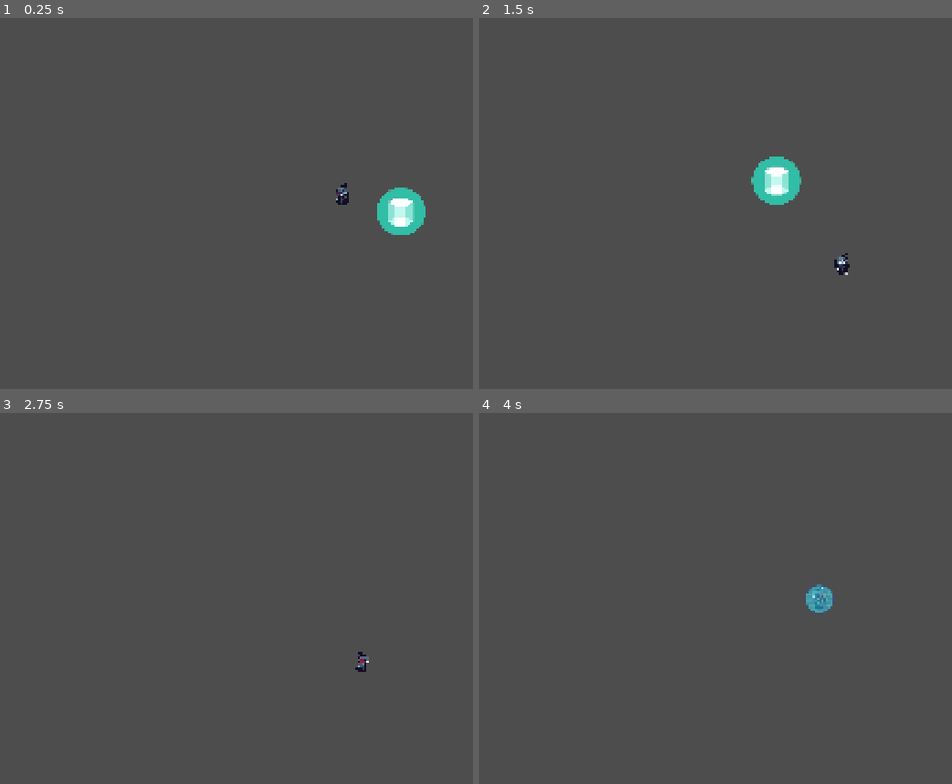
Above: before the commit, frames 1-4 (two rows, left to right).
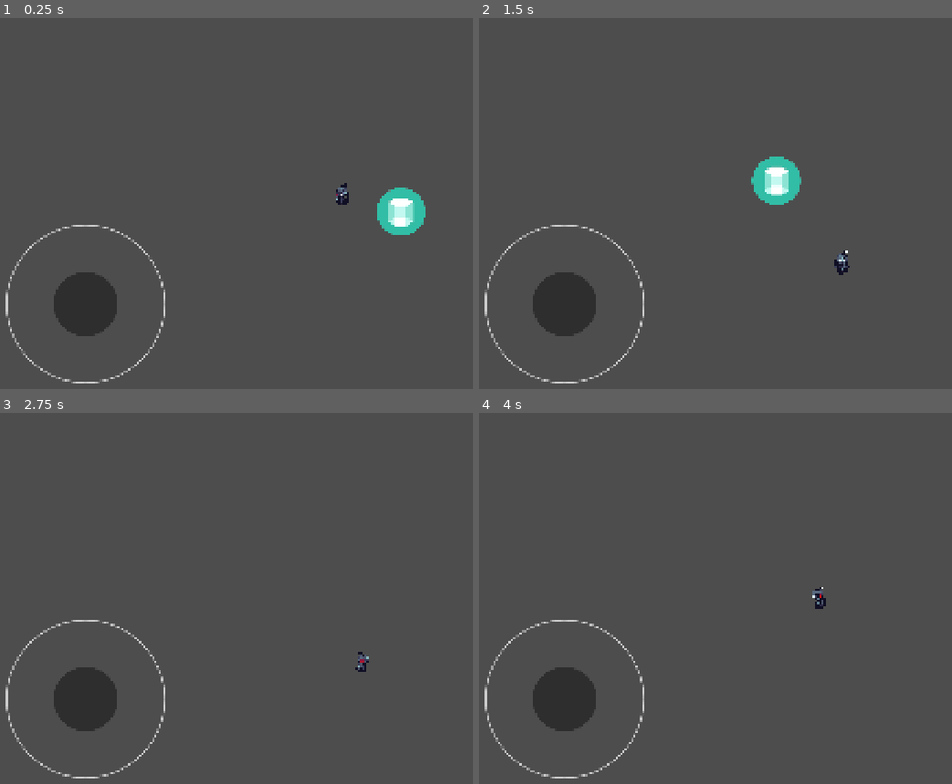
Above: after the commit, the same moments.

Repository: Oncomito/BBArsenal
Game: Godot game, scene res://scenes/levels/test.tscn
Two runs of this game, one before a commit and one after it. Both use one fixed random seed, a clock stepped at 60 frames per second and the inputs below. This scene is started directly instead of the project's main scene.
Inputs (mouse positions are in pixels of both pictures, inside the frame that each line leads up to):
- Up to frame 1 (0.25 s): no input
- Up to frame 2 (1.5 s): tap Enter (kb_enter) at 0.5 s; move the mouse to (outside the picture) at 0.52 s; hold D (player_right) 0.53-1.28 s; hold Enter (kb_enter) 0.53-1.28 s; click (outside the picture) at 0.67 s; move the mouse to (677, 214) at 1.27 s; hold S (player_down) from 1.28 s (still down); tap Shift (player_dash) at 1.35 s; click (677, 214) at 1.42 s
- Up to frame 3 (2.75 s): move the mouse to (416, 498) at 2.02 s; release S (player_down) at 2.03 s; press the mouse at (416, 498) at 2.03 s; hold D (player_right) from 2.03 s (still down)
- Up to frame 4 (4 s): move the mouse to (786, 672) at 2.77 s; release D (player_right) at 2.78 s; release the mouse at (786, 672) at 2.78 s; hold W (player_up) 2.78-3.53 s; right-click (786, 672) at 2.85 s; click (786, 672) at 2.92 s; move the mouse to (outside the picture) at 3.52 s; hold A (player_left) from 3.53 s (still down); hold Enter (kb_enter) from 3.53 s (still down); click (outside the picture) at 3.67 s

The runs differ from the first frame. In frame 1, 2.3% of the frame differs, in the area x 1-35%, y 55-99%; in frame 2, 2.4%; in frame 3, 2.4%; in frame 4, 2.7%, in the area x 1-76%, y 46-99%.

Commit message:
feat: adding joystick

Diff:
--- a/project.godot
+++ b/project.godot
@@ -149,6 +149,10 @@
 ]
 }
 
+[input_devices]
+
+pointing/emulate_touch_from_mouse=true
+
 [layer_names]
 
 2d_physics/layer_1="player"
--- /dev/null
+++ b/scenes/levels/test.gd
@@ -0,0 +1,8 @@
+extends Node2D
+
+
+# Called when the node enters the scene tree for the first time.
+# With "Emulate Mouse from Touch" enabled, this will trigger on touch
+func _input(event):
+	if event is InputEventMouseButton and event.pressed:
+		print("Touch or Click detected at:", event.position)
--- a/scenes/levels/test.tscn
+++ b/scenes/levels/test.tscn
@@ -1,9 +1,12 @@
 [gd_scene format=3 uid="uid://daskyjqr2is1c"]
 
 [ext_resource type="PackedScene" uid="uid://bmbs7r5mwg5av" path="res://scenes/player/player.tscn" id="1_h3hfy"]
+[ext_resource type="Script" uid="uid://b1vtvfopny5dh" path="res://scenes/levels/test.gd" id="1_uyl1e"]
 [ext_resource type="Texture2D" uid="uid://dy6ribvok6bor" path="res://icon.svg" id="2_bdhu5"]
+[ext_resource type="PackedScene" uid="uid://bcsquxfpkvpsi" path="res://scenes/ui/mobile_hud.tscn" id="3_yp2xm"]
 
 [node name="Test" type="Node2D" unique_id=765046646]
+script = ExtResource("1_uyl1e")
 
 [node name="Player" parent="." unique_id=1797968289 instance=ExtResource("1_h3hfy")]
 position = Vector2(18, 15)
@@ -11,3 +14,7 @@
 [node name="Icon" type="Sprite2D" parent="." unique_id=1066964762]
 position = Vector2(327, 50)
 texture = ExtResource("2_bdhu5")
+
+[node name="CanvasLayer" type="CanvasLayer" parent="." unique_id=644362476]
+
+[node name="MobileHUD" parent="CanvasLayer" unique_id=932176028 instance=ExtResource("3_yp2xm")]
--- a/scenes/ui/mobile_hud.gd
+++ /dev/null
@@ -1,9 +0,0 @@
-extends CharacterBody2D
-
-@export var speed: float = 220.0
-@onready var joystick: VirtualJoystick = $VirtualJoystick
-
-func _physics_process(_delta: float):
-	var dir = joystick.output if joystick.is_pressed else Input.get_vector("ui_left", "ui_right", "ui_up", "ui_down")
-	velocity = dir * speed
-	move_and_slide()
--- a/scenes/ui/mobile_hud.tscn
+++ b/scenes/ui/mobile_hud.tscn
@@ -1,6 +1,4 @@
 [gd_scene format=3 uid="uid://bcsquxfpkvpsi"]
-
-[ext_resource type="Script" uid="uid://bhnoqhikgc678" path="res://scenes/ui/mobile_hud.gd" id="1_gsvga"]
 
 [node name="MobileHUD" type="Control" unique_id=932176028]
 layout_mode = 3
@@ -9,9 +7,18 @@
 anchor_bottom = 1.0
 grow_horizontal = 2
 grow_vertical = 2
-script = ExtResource("1_gsvga")
 
 [node name="VirtualJoystick" type="VirtualJoystick" parent="." unique_id=513139276]
 layout_mode = 0
-offset_right = 40.0
-offset_bottom = 40.0
+offset_left = 265.0
+offset_top = 810.0
+offset_right = 305.0
+offset_bottom = 850.0
+joystick_mode = 1
+joystick_size = 420.0
+tip_size = 169.0
+deadzone_ratio = 0.04
+action_left = &"player_left"
+action_right = &"player_right"
+action_up = &"player_up"
+action_down = &"player_down"
Not shown, added: scenes/levels/test.gd.uid
Not shown, removed: scenes/ui/mobile_hud.gd.uid
